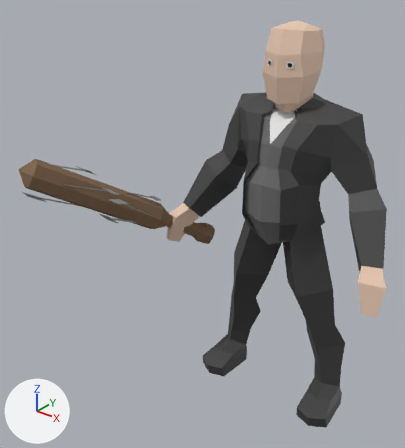
An edit to the FBX model assets/models/characters/sergey_borisych/sergey_borisich(oligarh).fbx, drawn before and after from the same camera.
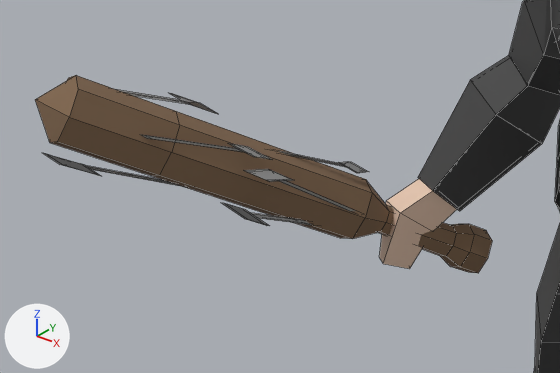
The first picture shows the older version from a 50 mm camera at (3.66, -6.73, 6.57) aimed at (-0.7, -1.29, 3.2). The close-ups show the older and then the newer version on the part from 1% to 60% of the width and 28% to 64% of the height of that picture. Only the edits that show in the close-ups are written down. The axes (+X, +Y, +Z) are drawn at lower left. The lights are the same throughout. The close-ups show mesh edges as thin lines. Where no turn or scale is listed for an object, it has been applied to the vertices.

Before the edit, the objects in view are built like this:
```python
ob_base_001 = bpy.data.objects.new('base.001', me_base_mesh_001)
ob_base_001.location = (0.0, 0.0, 0.0)
ob_куб = bpy.data.objects.new('Куб', me_куб)
ob_куб.location = (-1.564, -0.743, 2.711)
ob_куб.rotation_euler = (1.067, -0.11, -0.444)  # degrees (61, -6.3, -25)
ob_куб.scale = (0.249, 0.249, 1.57)
ob_куб_001 = bpy.data.objects.new('Куб.001', me_куб_001)
ob_куб_001.parent = ob_куб
ob_куб_001.location = (0.958, 0.388, 1.098)
ob_куб_001.rotation_euler = (0.52, 2.276, 1.787)  # degrees (30, 130, 102)
ob_куб_001.scale = (0.178, 0.281, 0.317)
ob_куб_002 = bpy.data.objects.new('Куб.002', me_куб_001)
ob_куб_002.parent = ob_куб
ob_куб_002.location = (0.204, 0.864, 0.629)
ob_куб_002.rotation_euler = (0.314, 2.348, 1.448)  # degrees (18, 135, 83)
ob_куб_002.scale = (0.153, 0.322, 0.29)
ob_куб_004 = bpy.data.objects.new('Куб.004', me_куб_001)
ob_куб_004.parent = ob_куб
ob_куб_004.location = (0.116, -0.967, 1.232)
ob_куб_004.rotation_euler = (-0.724, 0.514, -1.633)  # degrees (-41, 29, -94)
ob_куб_004.scale = (0.183, 0.284, 0.312)
ob_куб_006 = bpy.data.objects.new('Куб.006', me_куб_001)
ob_куб_006.parent = ob_куб
ob_куб_006.location = (0.974, 0.156, 0.543)
ob_куб_006.rotation_euler = (-0.52, 0.679, -0.238)  # degrees (-30, 39, -14)
ob_куб_006.scale = (0.183, 0.287, 0.308)
ob_куб_007 = bpy.data.objects.new('Куб.007', me_куб_001)
ob_куб_007.parent = ob_куб
ob_куб_007.location = (-0.246, 0.88, 1.319)
ob_куб_007.rotation_euler = (-2.321, 0.451, 0.165)  # degrees (-133, 26, 9.5)
ob_куб_007.scale = (0.288, 0.16, 0.32)
ob_куб_008 = bpy.data.objects.new('Куб.008', me_куб_001)
ob_куб_008.parent = ob_куб
ob_куб_008.location = (0.73, -0.677, 0.591)
ob_куб_008.rotation_euler = (-0.723, -0.732, -2.825)  # degrees (-41, -42, -162)
ob_куб_008.scale = (0.153, 0.289, 0.323)
# also in view: 'base' at (0.0, -0.4, 2.95)
```
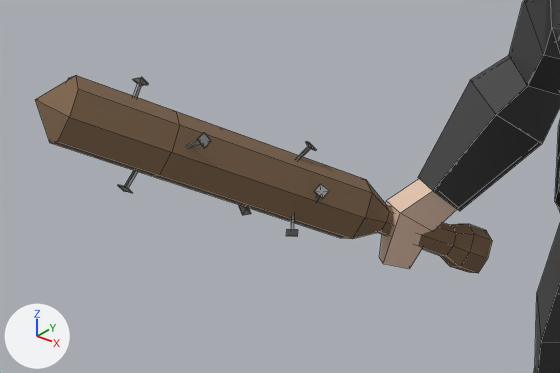
Location of each change, [x1, y1, x2, y2] in pixels of the close-ups (560 x 373 px):
'Куб.004', deleted: before [43, 153, 183, 187]
'Куб.006', deleted: before [244, 169, 355, 211]
'Куб.008', deleted: before [222, 203, 312, 226]
'Куб.001', deleted: before [140, 134, 273, 160]
'Куб.007', deleted: before [116, 89, 218, 114]
'Куб.002', deleted: before [279, 151, 369, 173]
part 1 of me_куб, added: after [187, 132, 211, 148]
part 2 of me_куб, added: after [297, 141, 316, 160]
part 3 of me_куб, added: after [118, 170, 138, 193]
part 4 of me_куб, added: after [239, 205, 251, 215]
part 5 of me_куб, added: after [314, 184, 329, 201]
part 6 of me_куб, added: after [133, 77, 148, 97]
part 7 of me_куб, added: after [286, 216, 298, 237]

Edits to the bpy script that builds the scene:
```text
Change me_куб:
    used by ob_куб; location = (-1.564, -0.743, 2.711); rotation_euler = (1.067, -0.11, -0.444), in degrees (61, -6.3, -25); scale = (0.249, 0.249, 1.57)
    remove me_куб.from_pydata(...)  # 58 vertices, 56 faces; spans x -0.85..0.85, y -0.85..0.85, z -0.37..1.67
    add me_куб.from_pydata(...)  # 186 vertices, 168 faces; spans x -1.28..1.4, y -1.4..1.31, z -0.37..1.67
    me_куб part 1: a new loose piece of 16 vertices spanning x 0.66..1.38, y 0.18..0.75, z 1.06..1.12, in mat_материал_002 (grey #a3a3a3)
    me_куб part 2: a new loose piece of 16 vertices spanning x 0.02..0.33, y 0.55..1.29, z 0.58..0.66, in mat_материал_002 (grey #a3a3a3)
    me_куб part 3: a new loose piece of 16 vertices spanning x -0.05..0.43, y -1.4..-0.66, z 1.21..1.28, in mat_материал_002 (grey #a3a3a3)
    me_куб part 4: a new loose piece of 16 vertices spanning x -0.94..-0.28, y -1.2..-0.52, z 0.67..0.73, in mat_материал_002 (grey #a3a3a3)
    me_куб part 5: a new loose piece of 16 vertices spanning x 0.68..1.4, y -0.05..0.51, z 0.52..0.59, in mat_материал_002 (grey #a3a3a3)
    me_куб part 6: a new loose piece of 16 vertices spanning x -0.62..-0.01, y 0.59..1.31, z 1.28..1.34, in mat_материал_002 (grey #a3a3a3)
    me_куб part 7: a new loose piece of 16 vertices spanning x 0.45..1.15, y -1.07..-0.42, z 0.56..0.62, in mat_материал_002 (grey #a3a3a3)
    other edits to the shape of me_куб do not show in these pictures
    add me_куб.materials.append(mat_материал_002)  # grey #a3a3a3
Remove ob_куб_006:
    ob_куб_006 = bpy.data.objects.new('Куб.006', me_куб_001)
    ob_куб_006.parent = ob_куб
    ob_куб_006.location = (0.974, 0.156, 0.543)
    ob_куб_006.rotation_euler = (-0.52, 0.679, -0.238)  # degrees (-30, 39, -14)
    ob_куб_006.scale = (0.183, 0.287, 0.308)
Remove ob_куб_008:
    ob_куб_008 = bpy.data.objects.new('Куб.008', me_куб_001)
    ob_куб_008.parent = ob_куб
    ob_куб_008.location = (0.73, -0.677, 0.591)
    ob_куб_008.rotation_euler = (-0.723, -0.732, -2.825)  # degrees (-41, -42, -162)
    ob_куб_008.scale = (0.153, 0.289, 0.323)
Remove ob_куб_001:
    ob_куб_001 = bpy.data.objects.new('Куб.001', me_куб_001)
    ob_куб_001.parent = ob_куб
    ob_куб_001.location = (0.958, 0.388, 1.098)
    ob_куб_001.rotation_euler = (0.52, 2.276, 1.787)  # degrees (30, 130, 102)
    ob_куб_001.scale = (0.178, 0.281, 0.317)
Remove ob_куб_007:
    ob_куб_007 = bpy.data.objects.new('Куб.007', me_куб_001)
    ob_куб_007.parent = ob_куб
    ob_куб_007.location = (-0.246, 0.88, 1.319)
    ob_куб_007.rotation_euler = (-2.321, 0.451, 0.165)  # degrees (-133, 26, 9.5)
    ob_куб_007.scale = (0.288, 0.16, 0.32)
Remove ob_куб_002:
    ob_куб_002 = bpy.data.objects.new('Куб.002', me_куб_001)
    ob_куб_002.parent = ob_куб
    ob_куб_002.location = (0.204, 0.864, 0.629)
    ob_куб_002.rotation_euler = (0.314, 2.348, 1.448)  # degrees (18, 135, 83)
    ob_куб_002.scale = (0.153, 0.322, 0.29)
Remove ob_куб_004:
    ob_куб_004 = bpy.data.objects.new('Куб.004', me_куб_001)
    ob_куб_004.parent = ob_куб
    ob_куб_004.location = (0.116, -0.967, 1.232)
    ob_куб_004.rotation_euler = (-0.724, 0.514, -1.633)  # degrees (-41, 29, -94)
    ob_куб_004.scale = (0.183, 0.284, 0.312)
```
